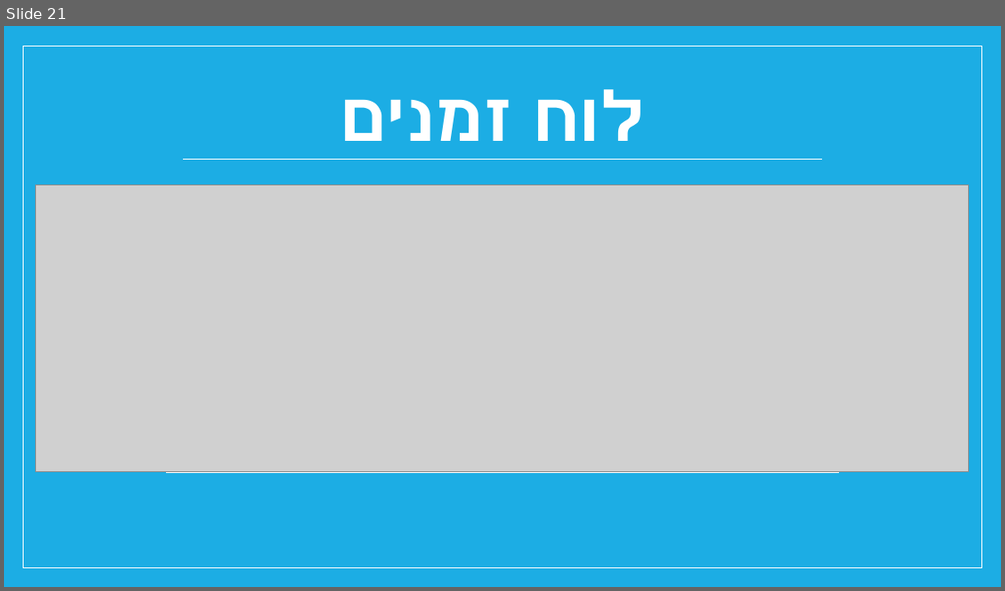
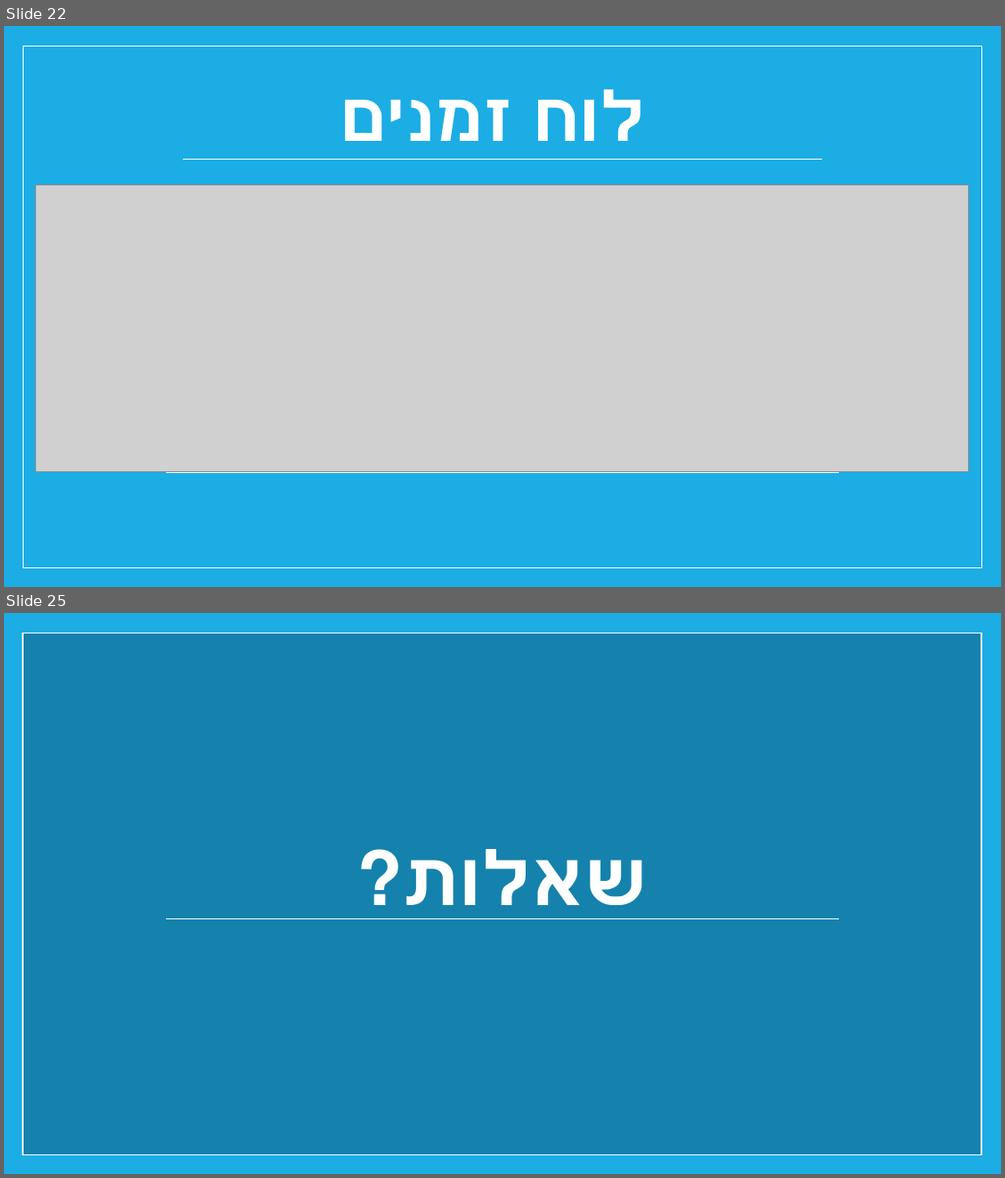
Before and after one commit to eliacharfe/Assemble-Z-Army, a slide deck: דוחות/מצגות/מצגת התקדמות.pptx. Shown one above the other, each under a label of ours: slide 21 before the commit, slides 22 and 25 after it; the slides between them are not shown. The pictures are 1005x591 and 1005x1178 pixels, drawn with LibreOffice and Linux fonts; fonts in the diff are those of the drawing; grey boxes stand for pictures; background and template pictures are left out. Boxes give left, top, right and bottom in pixels: in the first picture for what was removed or moved away, otherwise in the second. Text is boxed around its words. In the diff, an @@ line names an element or a change of style, - is before the commit and + after.

```diff
--- a/דוחות/מצגות/מצגת התקדמות.pptx
+++ b/דוחות/מצגות/מצגת התקדמות.pptx
@@ slide 25 added at (4, 613, 1001, 1174), background picture (left out) @@
@@ rectangle added at (23, 633, 981, 1154), fill #1482AC, outline #FFFFFF 1 pt @@
@@ rectangle added at (23, 633, 981, 1154), outline #FFFFFF 1 pt @@
@@ title added at (357, 849, 647, 919), 72 pt, text #FFFFFF, bold @@
+שאלות?
@@ line added from (165, 918) to (839, 918), #FFFFFF 0.79 pt @@
@@ what was slide 21 is now slide 22 @@
```
Also in this commit, not shown: 4 slides changed, 3 other slides added, 2 other files.
